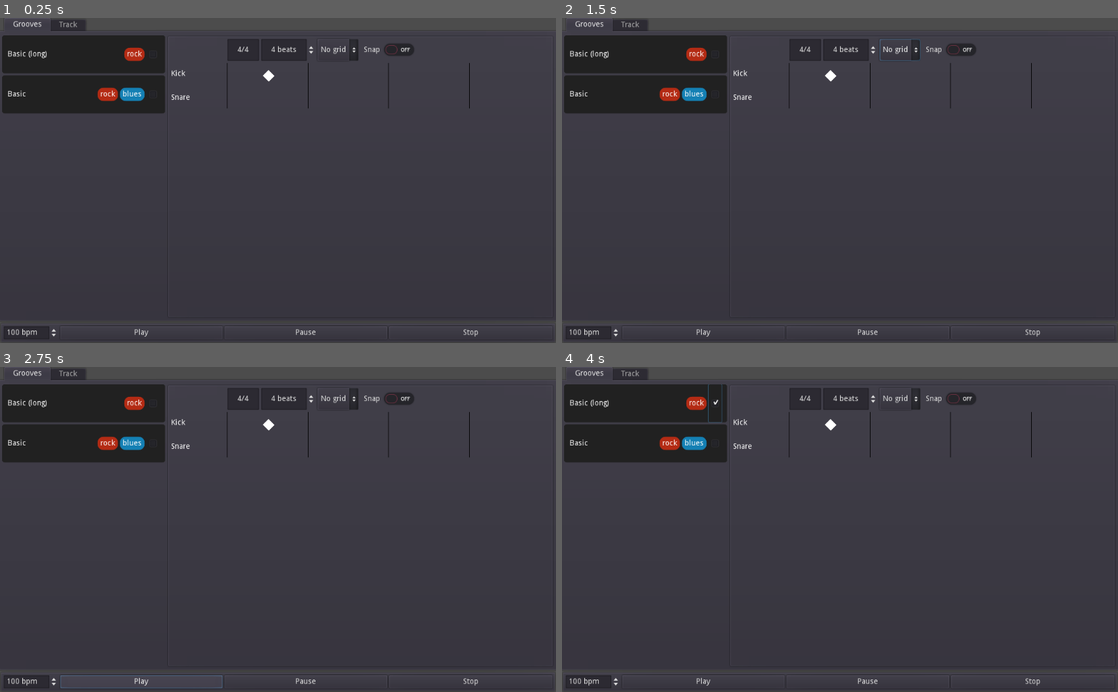
Above: before the commit, frames 1-4 (two rows, left to right).
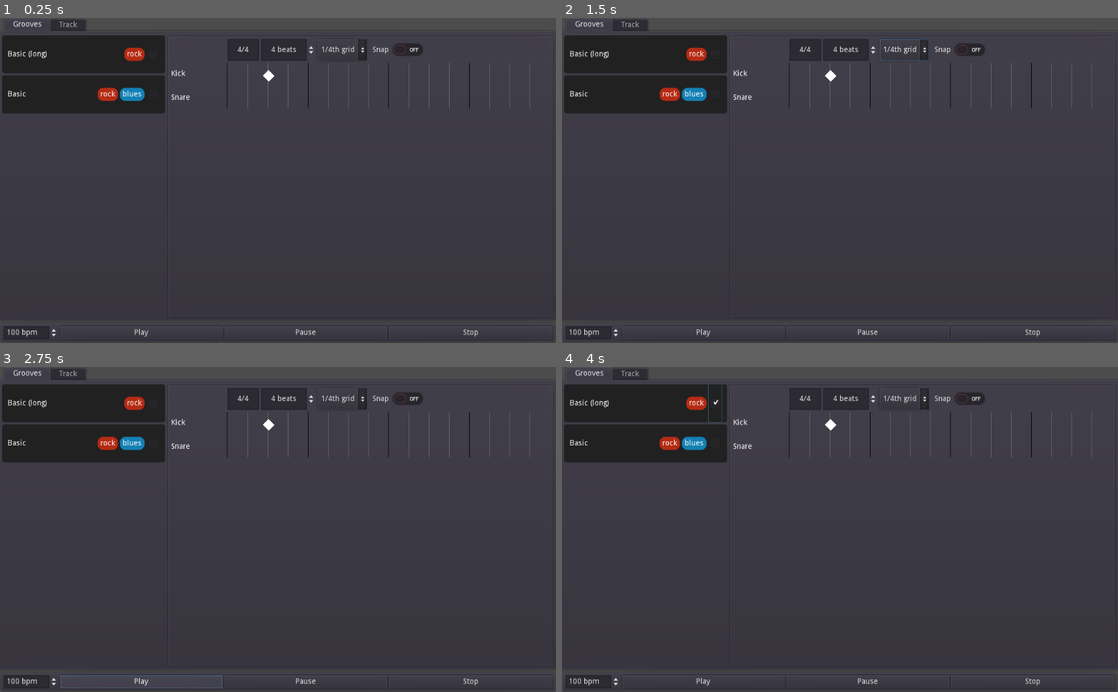
Above: after the commit, the same moments.

Repository: BenjaminNavarro/groooves
Game: Godot game, scene res://main.tscn
The game is run twice, just before and just after one commit, with the same random seed, the same clock (stepped at 60 frames per second) and the same inputs.
Inputs (mouse positions are in pixels of both pictures, inside the frame that each line leads up to):
- Up to frame 1 (0.25 s): no input
- Up to frame 2 (1.5 s): click "No grid" (after the commit: "1/4th grid") at 0.5 s; click "Snap" at 1.25 s
- Up to frame 3 (2.75 s): click "Play" at 2 s
- Up to frame 4 (4 s): click "Play" at 2.75 s; click (717, 402) at 3.52 s

The runs differ from the first frame. In frame 1, 0.5% of the frame differs, in the area x 44-92%, y 6-28%; in frame 2, 0.5%; in frame 3, 0.5%; in frame 4, 0.5%.

Commit message:
fix: groove editor line drawing

Diff:
--- a/main.tscn
+++ b/main.tscn
@@ -116,15 +116,15 @@
 
 [node name="Grid" type="OptionButton" parent="UI/VBoxContainer/TabContainer/Grooves/Editor/GridContainer/Controls"]
 margin_left = 166.0
-margin_right = 241.0
-margin_bottom = 40.0
-text = "No grid"
+margin_right = 257.0
+margin_bottom = 40.0
+text = "1/4th grid"
 items = [ "No grid", null, false, 0, null, "Bar grid", null, false, 1, null, "1/4th grid", null, false, 2, null, "1/8th grid", null, false, 3, null, "1/16th grid", null, false, 4, null, "1/32th grid", null, false, 5, null ]
-selected = 0
+selected = 2
 
 [node name="Snap" type="CheckButton" parent="UI/VBoxContainer/TabContainer/Grooves/Editor/GridContainer/Controls"]
-margin_left = 245.0
-margin_right = 355.0
+margin_left = 261.0
+margin_right = 371.0
 margin_bottom = 40.0
 text = "Snap"
 
@@ -158,6 +158,7 @@
 margin_right = 698.0
 margin_bottom = 128.0
 script = ExtResource( 10 )
+sub_line_color = Color( 0.4, 0.4, 0.4, 1 )
 
 [node name="Control" type="Control" parent="UI/VBoxContainer/TabContainer/Grooves/Editor/GridContainer/Tracks"]
 margin_right = 594.0
--- a/project.godot
+++ b/project.godot
@@ -60,6 +60,10 @@
 run/main_scene="res://main.tscn"
 config/icon="res://icon.png"
 
+[display]
+
+window/vsync/use_vsync=false
+
 [global]
 
 export=false
--- a/src/main.gd
+++ b/src/main.gd
@@ -19,6 +19,7 @@
 			var groove = Track.Groove.from_json(groove_file.get_as_text())
 			_grooves.push_back(groove)
 			var groove_ui := ui.add_groove(groove) as GrooveItemUI
+			# warning-ignore:return_value_discarded
 			groove_ui.connect("selected", self, "_on_groove_selection", [groove])
 			file_name = grooves_dir.get_next()
 
--- a/src/ui/groove_editor_ui.gd
+++ b/src/ui/groove_editor_ui.gd
@@ -1,13 +1,81 @@
 extends Control
 class_name GrooveEditorUI
+
+signal signature_changed(note_value, beats_per_bar)
+signal length_changed(value)
+signal div_per_beat_changed(value)
+signal snap_changed(state)
 
 onready var _signature := $GridContainer/Controls/Signature
 onready var _length := $GridContainer/Controls/Length
 onready var _grid := $GridContainer/Controls/Grid
 onready var _snap := $GridContainer/Controls/Snap
 
+
+var note_value := 4
+var beats_per_bar := 4
+var length := 4
+var div_per_beat := 4
+var snap := false
+
 func _ready():
 	var notes = get_tree().get_nodes_in_group("notes")
 	for note in notes:
 		# warning-ignore:return_value_discarded
 		self.connect("snap_changed", note, "_on_snap_changed")
+	# warning-ignore:return_value_discarded
+	_signature.connect("text_changed", self, "_on_signature_changed")
+	# warning-ignore:return_value_discarded
+	_length.connect("value_changed", self, "_on_length_changed")
+	# warning-ignore:return_value_discarded
+	_grid.connect("item_selected", self, "_on_grid_changed")
+	# warning-ignore:return_value_discarded
+	_snap.connect("toggled", self, "_on_snap_changed")
+	_on_grid_changed(_grid.get_selected_id())
+
+
+func _on_signature_changed(sig: String):
+	var tokens = sig.split('/')
+	if tokens.size() == 2:
+		var new_beats_per_bar: int = tokens[0].to_int()
+		var new_note_value: int = tokens[1].to_int()
+		if new_beats_per_bar != beats_per_bar or new_note_value != note_value:
+			beats_per_bar = new_beats_per_bar
+			note_value = new_note_value
+			emit_signal("signature_changed", note_value, beats_per_bar)
+	_signature.text = String(beats_per_bar) + "/" + String(note_value)
+
+
+func _on_length_changed(new_length: int):
+	if length != new_length:
+		length = new_length
+		print("new length: ", length)
+		emit_signal("length_changed", length)
+
+
+func _on_grid_changed(idx: int):
+	var new_div_per_beat: int
+	match idx:
+		0:
+			new_div_per_beat = 0
+		1:
+			new_div_per_beat = 1
+		_:
+			new_div_per_beat = _pow2(idx)
+	if new_div_per_beat != div_per_beat :
+		div_per_beat = new_div_per_beat
+		print("div_per_beat changed: ", div_per_beat)
+		emit_signal("div_per_beat_changed", div_per_beat)
+
+
+func _on_snap_changed(state: bool):
+	if snap != state:
+		snap = state
+		emit_signal("snap_changed", snap)
+
+
+func _pow2(power: int) -> int:
+	var res := 1
+	for _i in range(power):
+		res *= 2
+	return res
--- a/src/ui/note.gd
+++ b/src/ui/note.gd
@@ -34,5 +34,5 @@
 			_selected = mouse_event.pressed
 
 
-func _on_snap(state: bool):
+func _on_snap_changed(state: bool):
 	_snap = state
--- a/src/ui/tracks_ui.gd
+++ b/src/ui/tracks_ui.gd
@@ -3,21 +3,46 @@
 
 export(Color) var line_color: Color
 export(float) var line_width := 1.0
+export(Color) var sub_line_color: Color
+export(float) var sub_line_width := 1.0
 
 var snap_locations := Array()
 
+onready var _editor := get_parent().get_parent()
+
+var _dirty := false
 
 func _ready():
-	pass
+	# warning-ignore:return_value_discarded
+	_editor.connect("div_per_beat_changed", self, "set_dirty")
+	# warning-ignore:return_value_discarded
+	_editor.connect("length_changed", self, "set_dirty")
 
 
+func _process(_delta):
+	if _dirty:
+		print("calling update")
+		update()
+		_dirty = false
+
 func _draw():
-	var divs = 4
-	var lines = divs
+	var beats = _editor.length * _editor.div_per_beat
+	_draw_grid(beats, _editor.div_per_beat)
+
+
+func _draw_grid(beats: int, div_per_beat: int):
 	snap_locations.clear()
-	for i in range(lines):
-		var x_pos = i * (rect_size.x / lines)
+	for i in range(beats):
+		var x_pos = i * (rect_size.x / beats)
 		var y_start = 0
 		var y_end = rect_size.y
-		draw_line(Vector2(x_pos, y_start), Vector2(x_pos, y_end), line_color, line_width)
+		var from := Vector2(x_pos, y_start)
+		var to := Vector2(x_pos, y_end)
+		if i % div_per_beat == 0:
+			draw_line(from, to, line_color, line_width)
+		else:
+			draw_line(from, to, sub_line_color, sub_line_width)
 		snap_locations.push_back(x_pos)
+
+func set_dirty(_dummy):
+	_dirty = true
